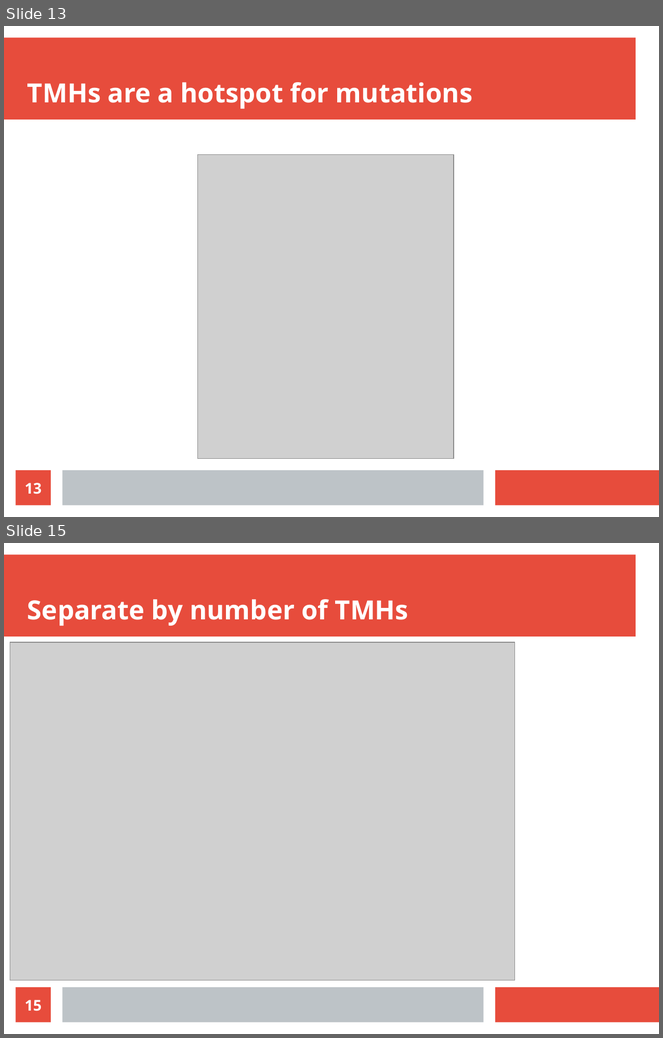
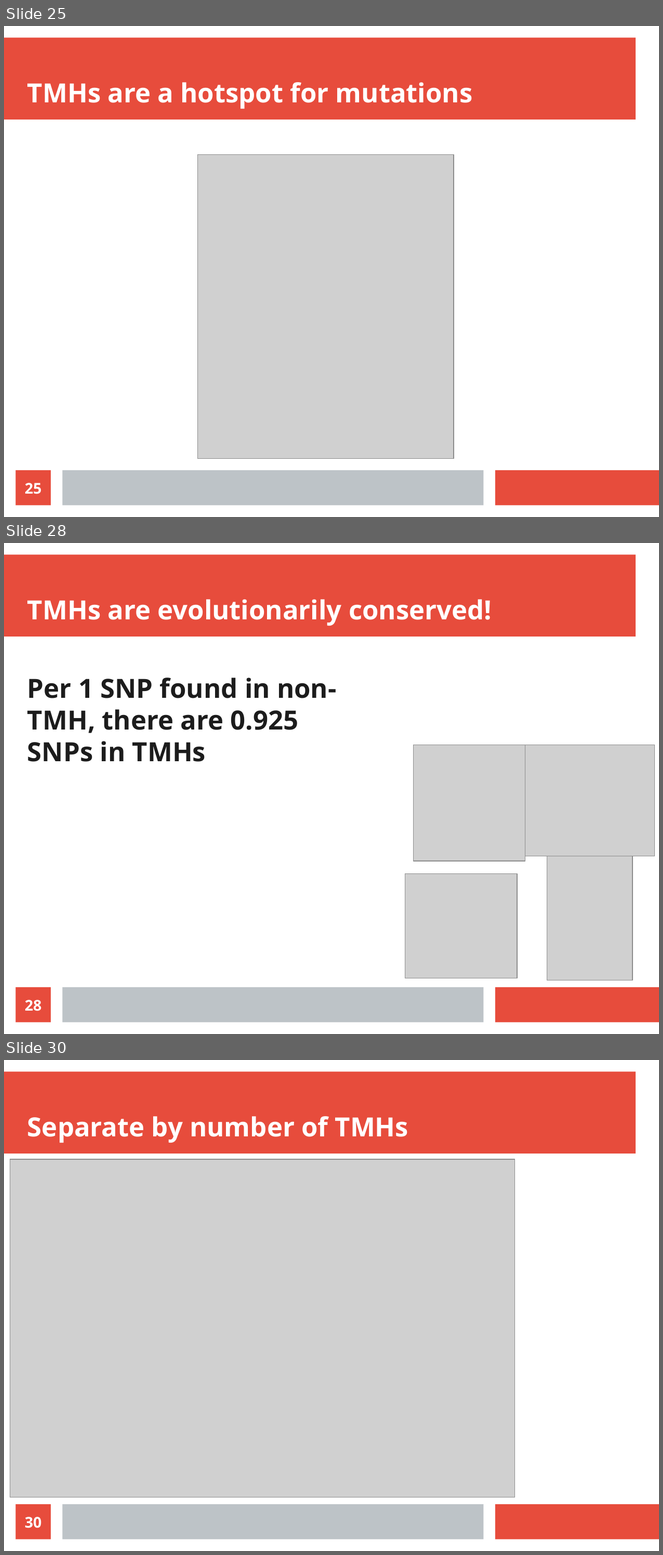
Before and after one commit to richelbilderbeek/molimm_presentation_20210111, a slide deck: molimm_presentation_20210111.odp. Shown one above the other, each under a label of ours: slides 13 and 15 before the commit, slides 25, 28 and 30 after it; the slides between them are not shown. The pictures are 663x1038 and 663x1555 pixels, drawn with LibreOffice and Linux fonts; fonts in the diff are those of the drawing; grey boxes stand for pictures. Boxes give left, top, right and bottom in pixels: in the first picture for what was removed or moved away, otherwise in the second. Text is boxed around its words. In the diff, an @@ line names an element or a change of style, - is before the commit and + after.

```diff
--- a/molimm_presentation_20210111.odp
+++ b/molimm_presentation_20210111.odp
@@ slide 28 added at (4, 543, 659, 1034), background #FFFFFF; not listed: 3 template elements that a slide beside it also shows @@
@@ title added at (27, 599, 492, 626), 32 pt, text #FFFFFF, bold @@
+TMHs are evolutionarily conserved!
@@ text added at (27, 678, 337, 762), 32 pt, text #1C1C1C, bold @@
+Per 1 SNP found in non-TMH, there are 0.925 SNPs in TMHs
@@ picture added at (414, 745, 526, 861) @@
@@ picture added at (506, 745, 655, 857) @@
@@ picture added at (547, 854, 633, 981) @@
@@ picture added at (405, 874, 518, 979) @@
@@ page number added at (16, 988, 51, 1023), fill #E74C3C, 18 pt, text #FFFFFF, bold @@
+28
@@ what was slide 13 is now slide 25 @@
@@ page number at (25, 483, 42, 495): text changed @@
-13
+25
@@ what was slide 15 is now slide 30 @@
@@ page number at (25, 1517, 42, 1529): text changed @@
-15
+30
```
Also in this commit, not shown: 3 slides changed, 20 other slides added, 4 slides removed, 12 other files.
